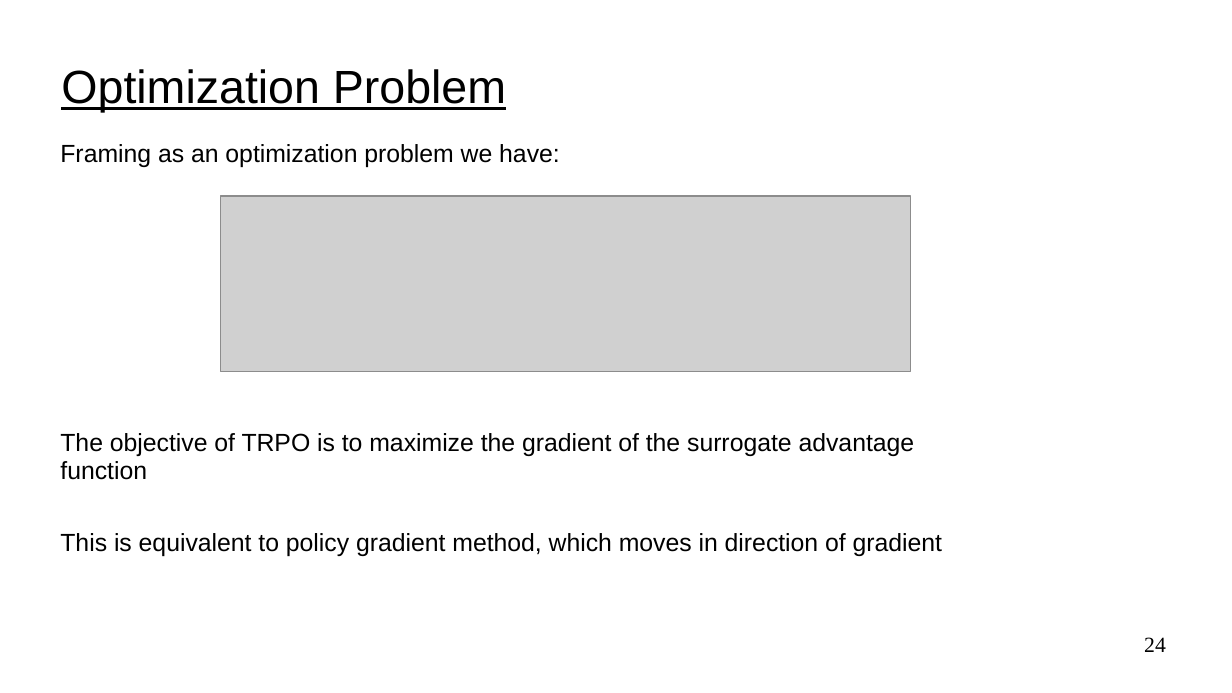
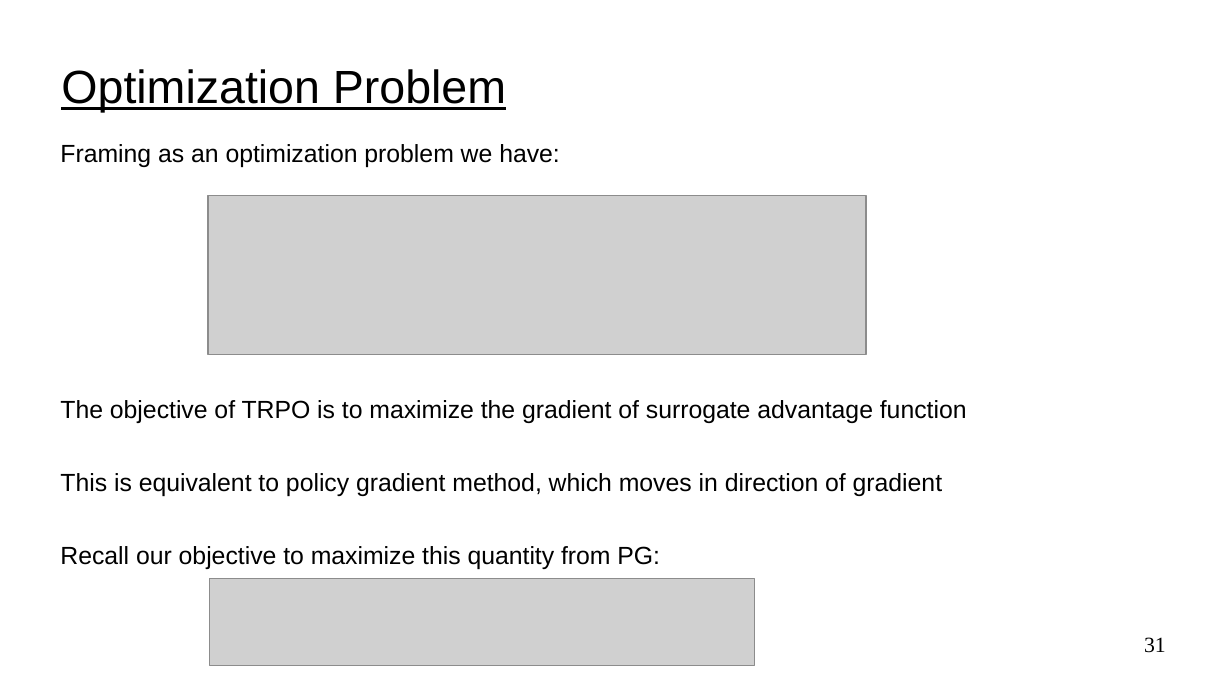
Before and after one commit to UVADS/reinforcement_learning, a slide deck: slide 31 of 08_policy_gradients_extensions/policy_gradients_extensions.ppt (slide 24 before the commit). Drawn at 1232x693 pixels with LibreOffice and Linux fonts; fonts in the diff are those of the drawing; grey boxes stand for pictures. Boxes give left, top, right and bottom in pixels: in the first picture for what was removed or moved away, otherwise in the second. Text is boxed around its words. In the diff, an @@ line names an element or a change of style, - is before the commit and + after.

Commit message:
updates to pg slides

```diff
--- a/08_policy_gradients_extensions/policy_gradients_extensions.ppt
+++ b/08_policy_gradients_extensions/policy_gradients_extensions.ppt
@@ picture: place and size @@
-picture at [221, 196, 911, 371]
+picture at [208, 196, 866, 354]
@@ text at [60, 400, 967, 423]: text changed @@
-The objective of TRPO is to maximize the gradient of the surrogate advantage function
+The objective of TRPO is to maximize the gradient of surrogate advantage function
@@ text at [60, 546, 660, 569]: paragraph added @@
+Recall our objective to maximize this quantity from PG:
@@ picture added at [210, 579, 755, 666] @@
@@ page number at [1144, 637, 1166, 653]: text changed @@
-24
+31
```
Also in this commit, not shown: 7 other slides changed, 7 slides added.
